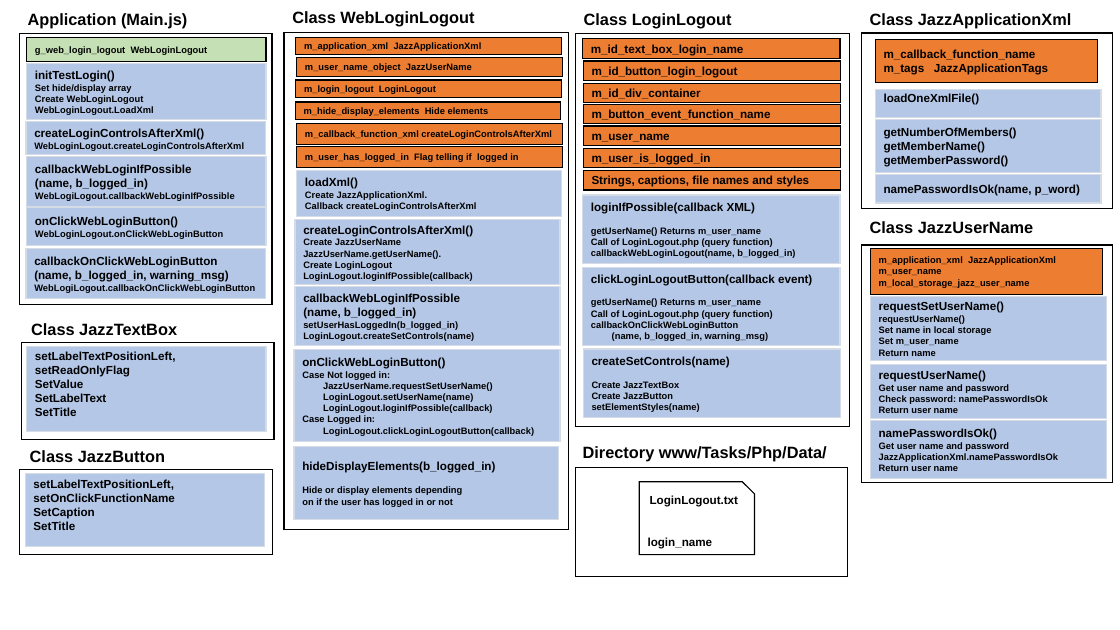
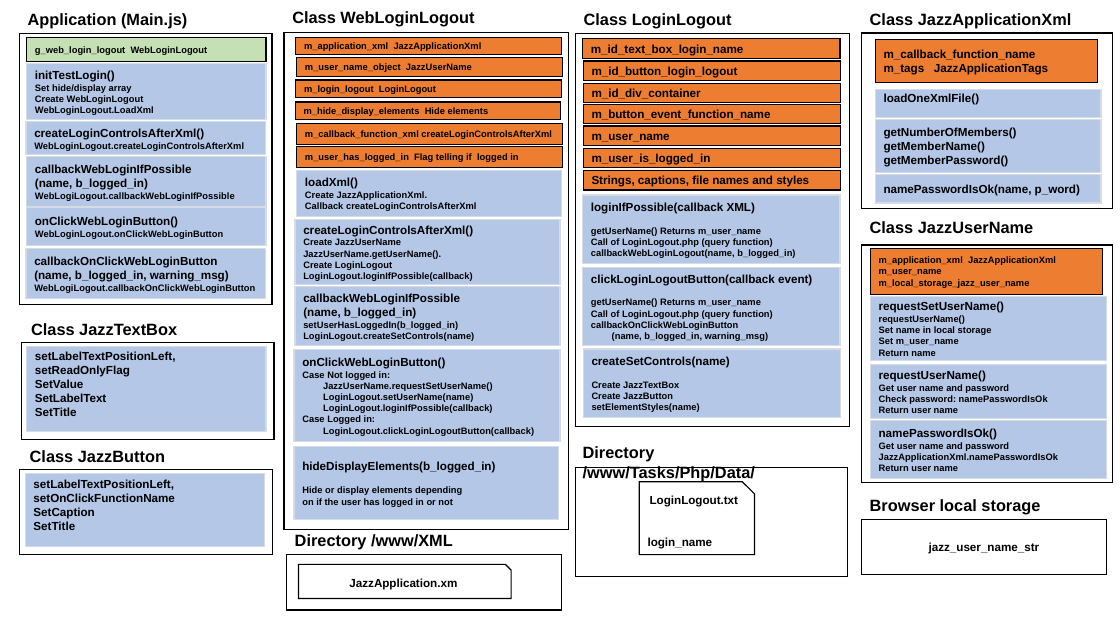
Before and after one commit to JazzLiveAarau/WwwLogin, a slide deck: slide 2 of Description/WebLoginLogout.pptx. Drawn at 1120x630 pixels with LibreOffice and Linux fonts; fonts in the diff are those of the drawing. Boxes give left, top, right and bottom in pixels: in the first picture for what was removed or moved away, otherwise in the second. Text is boxed around its words. In the diff, an @@ line names an element or a change of style, - is before the commit and + after.

```diff
--- a/Description/WebLoginLogout.pptx
+++ b/Description/WebLoginLogout.pptx
@@ text at box(583, 446, 755, 481): text changed @@
-Directory www/Tasks/Php/Data/
+Directory /www/Tasks/Php/Data/
@@ text added at box(870, 499, 1040, 515), 14 pt, text #000000, bold @@
+Browser local storage
@@ text added at box(295, 534, 453, 550), 14 pt, text #000000, bold @@
+Directory /www/XML
@@ rectangle added at box(862, 519, 1107, 575), outline #000000 1 pt, 10 pt, text #000000, bold @@
+jazz_user_name_str
@@ rectangle added at box(287, 555, 562, 610), outline #000000 1 pt @@
@@ snip rect added at box(298, 565, 511, 599), outline #000000 1 pt, 10 pt, text #000000, bold @@
+JazzApplication.xm
```
Also in this commit, not shown: 2 slides added, 3 other files.
